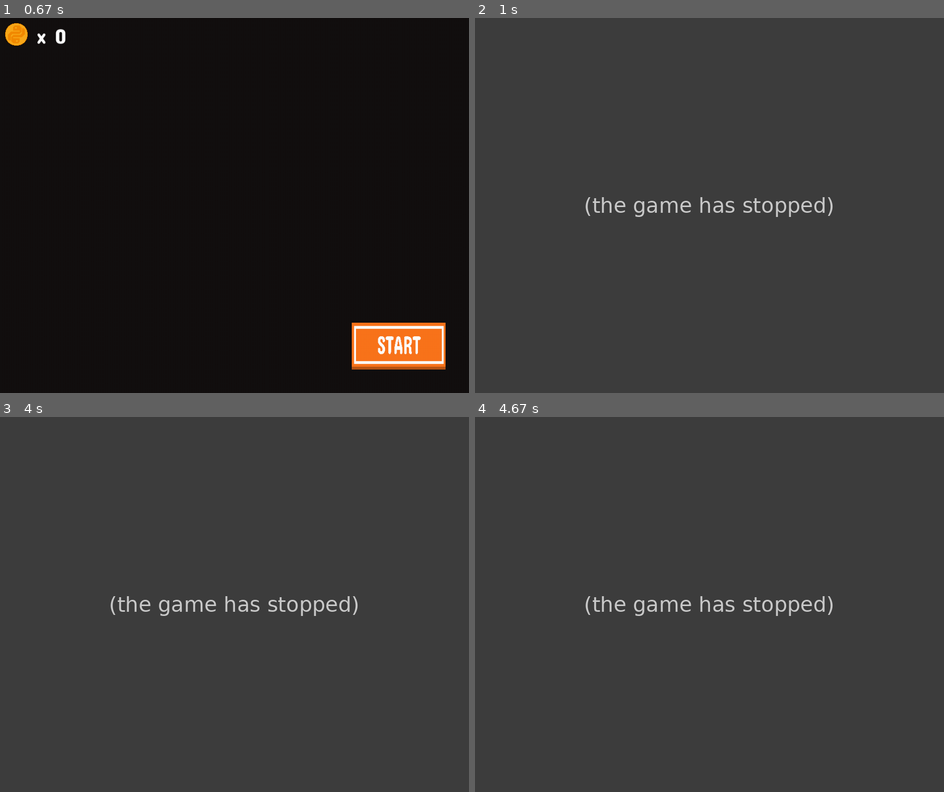
Above: before the commit, frames 1-4 (two rows, left to right).
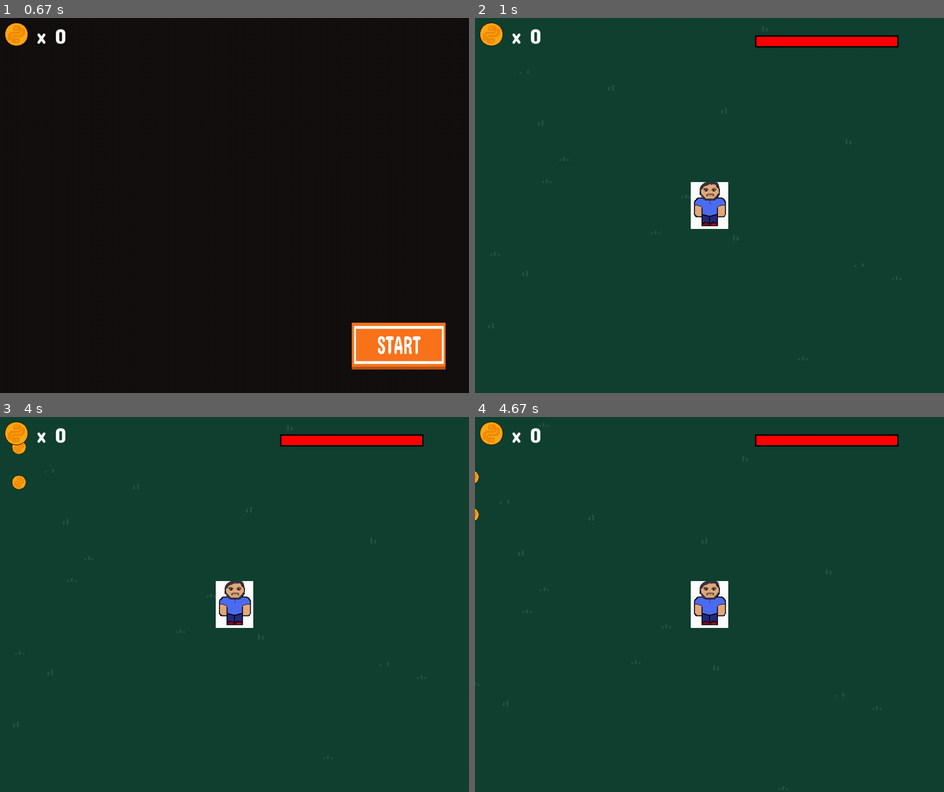
Above: after the commit, the same moments.

Repository: Juwek/pygame-project
Game: pygame game, started from main.py
Same seed, same stepped clock (60 frames per second), same inputs: the game is played once before the commit and once after it.
Inputs (mouse positions are in pixels of both pictures, inside the frame that each line leads up to):
- Up to frame 1 (0.67 s): click (234, 205) at 0.38 s
- Up to frame 2 (1 s): click (873, 348) at 0.72 s
- Up to frame 3 (4 s): hold D 1-1.47 s; move the mouse to (384, 593) at 1.03 s; hold W 1.5-1.8 s; hold D 1.83-2.3 s; hold A 2.33-2.87 s; hold S 2.9-3.2 s; hold A 3.23-3.63 s; click (408, 735) at 3.72 s
- Up to frame 4 (4.67 s): hold W 4-4.37 s; hold D from 4.4 s (still down)

Frame 1 is identical in both runs. In frame 2, 100% of the frame differs, in the area x 0-100%, y 0-100%; in frame 3, 100%; in frame 4, 100%.
Error before the commit: AttributeError: 'Map' object has no attribute 'map' (Map.py line 14); the game stopped at 0.73 s (later frames are placeholders)

Commit message:
edit code

Diff:
--- a/Scripts/Enemy.py
+++ b/Scripts/Enemy.py
@@ -22,20 +22,11 @@
         self.rect.y = self.y - self.player_y
 
     def update(self):
-        dx = 0
-        dy = 0
-        if self.rect.centerx < player.rect.centerx:
-            dx = self.speed
-        elif self.rect.centerx > player.rect.centerx:
-            dx = -self.speed
-
-        if self.rect.centery < player.rect.centery:
-            dy = self.speed
-        elif self.rect.centery > player.rect.centery:
-            dy = -self.speed
-
-        self.rect.x += dx
-        self.rect.y += dy
-
-    def check_colliders(self, player_rect):
-        return self.rect.colliderect(player_rect)
+        if self.rect.x < self.player_rect_x:
+            self.x += self.speed
+        if self.rect.x > self.player_rect_x:
+            self.x -= self.speed
+        if self.rect.y < self.player_rect_y:
+            self.y += self.speed
+        if self.rect.y > self.player_rect_y:
+            self.y -= self.speed
--- a/Scripts/Map.py
+++ b/Scripts/Map.py
@@ -10,9 +10,8 @@
         self.x = -self.image.get_width() / 2
         self.y = -self.image.get_height() / 2
 
-    def draw(self, player_rect):
-        for i in range(len(self.map)):
-            for j in range(len(self.map[i])):
-                if self.map[i][j]:
-                    self.tile = load_image(f'maps/{self.map[i][j]}.png')
-                    screen.blit(self.tile, (j * 100, i * 100 - player_rect.y))
+    def draw(self, player_pos):
+        self.player_x = player_pos[0]
+        self.player_y = player_pos[1]
+        self.rect.x = self.x - self.player_x
+        self.rect.y = self.y - self.player_y
--- a/Scripts/Player.py
+++ b/Scripts/Player.py
@@ -10,22 +10,17 @@
         self.rect = self.image.get_rect()
         self.rect.x = WIDTH / 2 - self.image.get_width() / 2
         self.rect.y = HEIGHT / 2 - self.image.get_height() / 2
+        self.x, self.y = 0, 0
         self.speed = speed
-        self.max_health = 100
-        self.health = self.max_health
+        self.health = 100
 
     def update(self, *args):
         keys = pygame.key.get_pressed()
-        dx = 0
-        dy = 0
         if keys[pygame.K_d]:
-            dx += self.speed
+            self.x += self.speed
         if keys[pygame.K_a]:
-            dx -= self.speed
+            self.x -= self.speed
         if keys[pygame.K_w]:
-            dy -= self.speed
+            self.y -= self.speed
         if keys[pygame.K_s]:
-            dy += self.speed
-
-        self.rect.x += dx
-        self.rect.y += dy
+            self.y += self.speed
--- a/main.py
+++ b/main.py
@@ -106,7 +106,6 @@
 """главный цикл самой игры"""
 def show_main_window(screen, group, map):
     global state, game, collected_coins
-    print(main_count_coin)
     clock = pygame.time.Clock()
     group_map = pygame.sprite.Group()
     group_coins = pygame.sprite.Group()
@@ -114,7 +113,6 @@
     tiles_map = []
     tiles_map.append(Map(map, group_map))
     player = Player(3, group)
-    #fe
 
     count_coin = 0
     coins = []
@@ -141,10 +139,6 @@
 
     running = True
     while running:
-        health_bar_width = int(player.health / player.max_health * 200)
-        health_bar_rect = pygame.Rect(10, 10, health_bar_width, 20)
-        pygame.draw.rect(screen, (0, 255, 0), health_bar_rect)
-        pygame.draw.rect(screen, (255, 0, 0), (10, 10, 200, 20), 2)
         screen.fill('black')
         for event in pygame.event.get():
             if event.type == pygame.QUIT:
@@ -166,10 +160,9 @@
                 for _ in range(choice(range(1, 4))):
                     coins.append(ParticleCoins(30, (100, 100), choice(numbers), choice(numbers),
                                                group_coins))
-
         group_map.draw(screen)
         for tile in tiles_map:
-            tile.draw(player.rect)
+            tile.draw((player.x, player.y))
 
         group_coins.draw(screen)
         group_coins.update((player.x, player.y))
@@ -179,9 +172,8 @@
                 count_coin += 1
 
         for enemy in enemies:
-            enemy.update()
-            if pygame.sprite.collide_rect(player, enemy):
-                player.health -= 10
+            enemy.draw((player.x, player.y), (player.rect.x, player.rect.y))
+        enemy_colide = pygame.sprite.spritecollide(player, enemies, False)
 
         if enemy_colide and not stabilization:
             player.health -= choice(range(5, 16))
@@ -200,6 +192,11 @@
 
         coins_text = set_text(45, f' x {count_coin}')
         screen.blit(coins_text, (60, 10))
+        bar_pos = 600, 40
+        health_bar_width = int(player.health * 3)
+        health_bar_rect = pygame.Rect(bar_pos[0], bar_pos[1], health_bar_width, 20)
+        pygame.draw.rect(screen, (0, 0, 0), (bar_pos[0] - 3, bar_pos[1] - 3, 306, 26))
+        pygame.draw.rect(screen, (255, 0, 0), health_bar_rect)
 
         pygame.display.flip()
         clock.tick(FPS)
